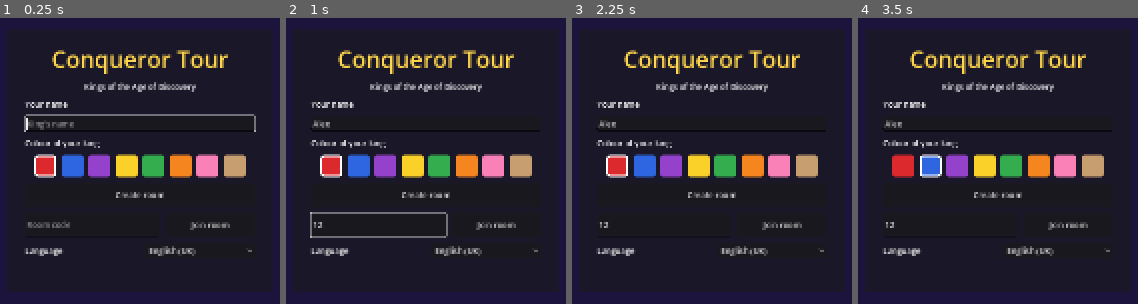
Above: before the commit, frames 1-4 (left to right).
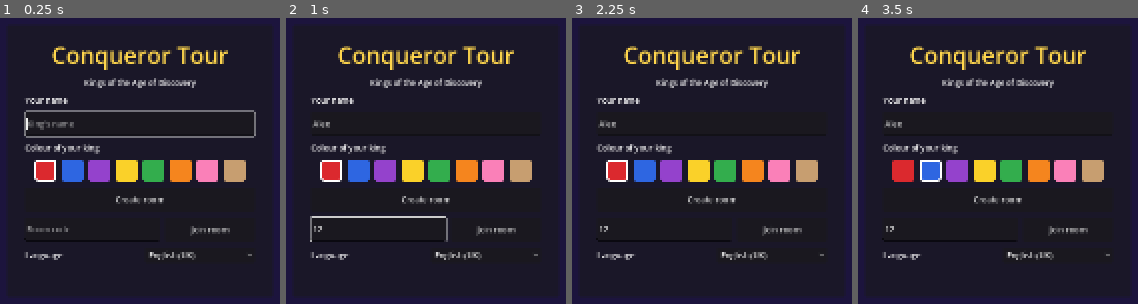
Above: after the commit, the same moments.

Repository: DavidPalricas/ConquerorTour
Game: Godot game, scene res://ui/main_menu/main_menu.tscn
The game is run twice, just before and just after one commit, with the same random seed, the same clock (stepped at 60 frames per second) and the same inputs.
Inputs (mouse positions are in pixels of both pictures, inside the frame that each line leads up to):
- Up to frame 1 (0.25 s): no input
- Up to frame 2 (1 s): click (426, 123) at 0.52 s; type "Alex" at 0.6 s; click (378, 223) at 0.75 s; type "12" at 0.83 s
- Up to frame 3 (2.25 s): click (616, 166) at 1.27 s; click (616, 169) at 2.02 s
- Up to frame 4 (3.5 s): click (930, 166) at 2.77 s

The runs differ from the first frame. In frame 1, 11% of the frame differs, in the area x 8-92%, y 9-85%; in frame 2, 10%; in frame 3, 9.1%; in frame 4, 9.1%.

Commit message:
Mobile support

Diff:
--- a/game/project.godot
+++ b/game/project.godot
@@ -27,6 +27,10 @@
 window/size/viewport_height=900
 window/stretch/mode="canvas_items"
 
+[input_devices]
+
+pointing/emulate_mouse_from_touch=true
+
 [internationalization]
 
 locale/translations=PackedStringArray("res://translations/strings.en_GB.translation", "res://translations/strings.pt_PT.translation")
--- a/game/ui/main_menu/main_menu.gd
+++ b/game/ui/main_menu/main_menu.gd
@@ -57,7 +57,18 @@
 	status_label.text = Session.close_reason
 	Session.close_reason = ""
 
-	name_edit.grab_focus()
+	name_edit.text_submitted.connect(_on_text_submitted)
+	code_edit.text_submitted.connect(_on_text_submitted)
+
+	# On a touch screen the keyboard only opens from a tap, so focusing here would
+	# leave the field "active" with no keyboard until the player taps it twice.
+	if not DisplayServer.is_touchscreen_available():
+		name_edit.grab_focus()
+
+# Enter / the keyboard's "done" key confirms the field and closes the on-screen keyboard.
+func _on_text_submitted(_text: String) -> void:
+	DisplayServer.virtual_keyboard_hide()
+	get_viewport().gui_release_focus()
 
 func _build_color_row() -> void:
 	for index in KingPalette.COLORS.size():
--- a/game/ui/main_menu/main_menu.tscn
+++ b/game/ui/main_menu/main_menu.tscn
@@ -69,6 +69,7 @@
 text = "UI_NAME_LABEL"
 
 [node name="NameEdit" type="LineEdit" parent="Center/Panel/Margin/Box"]
+custom_minimum_size = Vector2(0, 48)
 layout_mode = 2
 placeholder_text = "UI_NAME_PLACEHOLDER"
 
@@ -91,6 +92,7 @@
 theme_override_constants/separation = 10
 
 [node name="CodeEdit" type="LineEdit" parent="Center/Panel/Margin/Box/JoinRow"]
+custom_minimum_size = Vector2(0, 48)
 layout_mode = 2
 size_flags_horizontal = 3
 placeholder_text = "UI_CODE_PLACEHOLDER"
